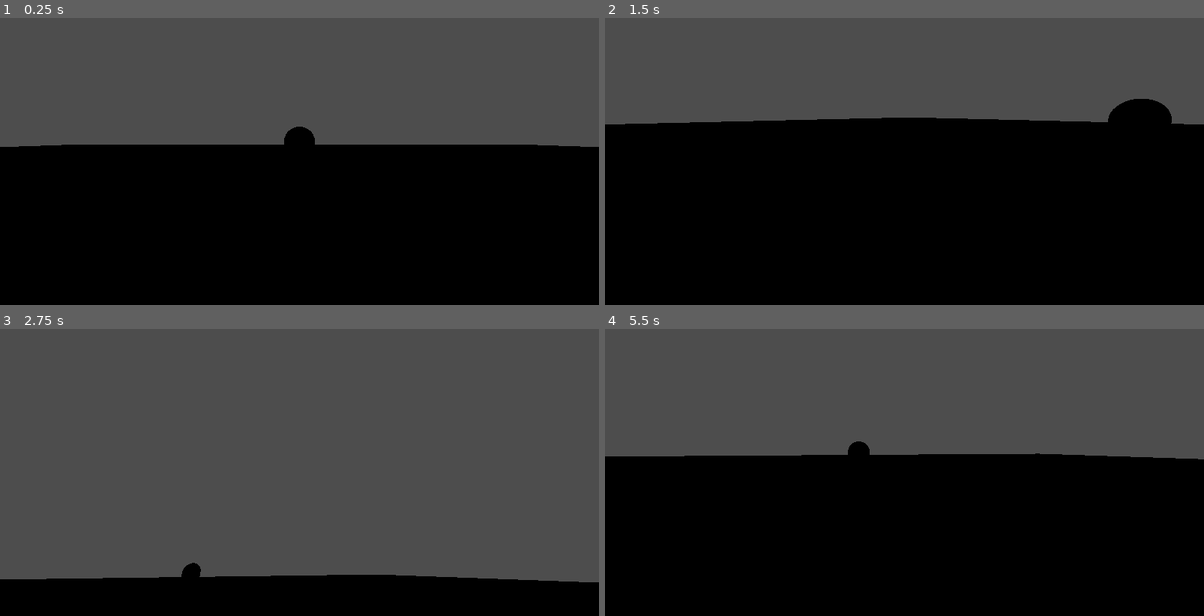
Above: before the commit, frames 1-4 (two rows, left to right).
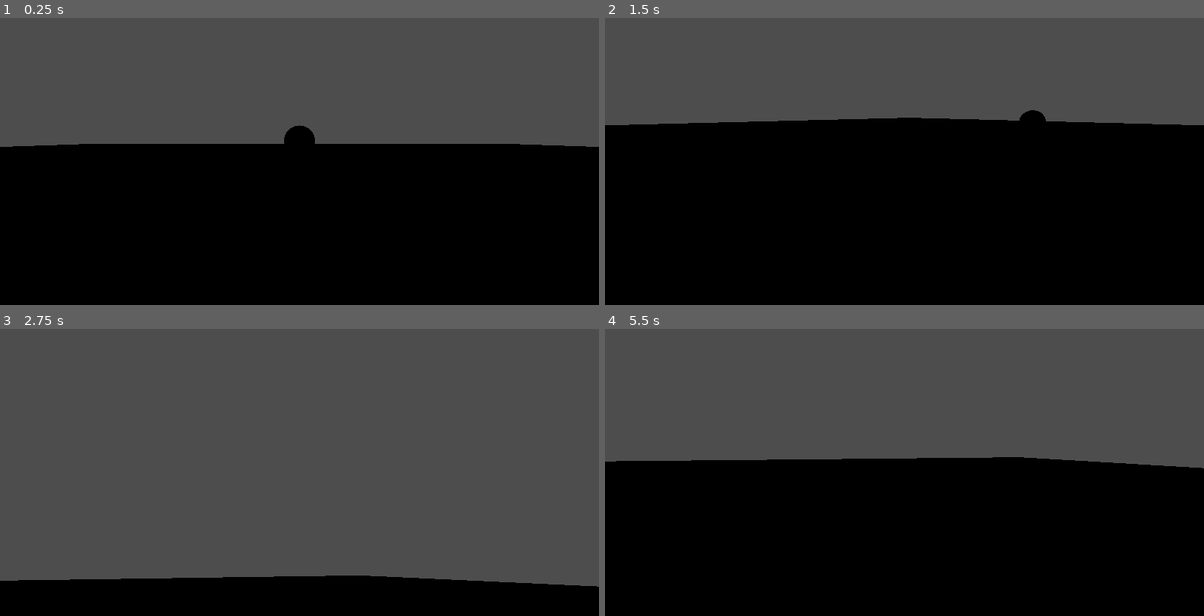
Above: after the commit, the same moments.

Repository: ruapotato/eyelander
Game: Godot game, scene res://world.tscn
The game is run twice, just before and just after one commit, with the same random seed, the same clock (stepped at 60 frames per second) and the same inputs. Sound files missing from this copy of the repository are replaced by a short silence.
Inputs (mouse positions are in pixels of both pictures, inside the frame that each line leads up to):
- Up to frame 1 (0.25 s): no input
- Up to frame 2 (1.5 s): tap Enter at 0.5 s; move the mouse to (1036, 121) at 0.52 s; hold D (right) 0.53-1.28 s; tap Space (jump) at 0.6, 0.77, 1.07, 1.35 s; move the mouse to (784, 152) at 1.27 s; hold S (backward) from 1.28 s (still down)
- Up to frame 3 (2.75 s): tap Space (jump) at 1.52, 1.82, 2.1 s; move the mouse to (359, 374) at 2.02 s; release S (backward) at 2.03 s; hold D (right) from 2.03 s (still down)
- Up to frame 4 (5.5 s): move the mouse to (874, 515) at 2.77 s; release D (right) at 2.78 s; hold W (forward) 2.78-3.53 s; tap Space (jump) at 2.85, 3.02, 3.32, 3.6, 3.77, 4.07, 4.35, 4.52, 4.82, 5.1 s; move the mouse to (1084, 498) at 3.52 s; hold A (left) 3.53-5.03 s; move the mouse to (724, 397) at 4.27 s; move the mouse to (934, 446) at 5.02 s; hold S (backward) from 5.03 s (still down)

The runs differ from the first frame. In frame 1, 0.2% of the frame differs, in the area x 2-98%, y 37-45%; in frame 2, 1.0%; in frame 3, 0.7%; in frame 4, 1.8%, in the area x 0-100%, y 39-49%.

Commit message:
Swich to CharacterBody3d

Diff:
--- a/Light_sounds.gd
+++ b/Light_sounds.gd
@@ -15,6 +15,6 @@
 		var volume_peak = AudioServer.get_bus_peak_volume_left_db(0,0)
 		if volume_peak > -150:
 			light.light_energy = abs(volume_peak)
-			print(volume_peak)
+			#print(volume_peak)
 	else:
 		light.light_energy = 0
--- a/boss_1.gd
+++ b/boss_1.gd
@@ -3,7 +3,7 @@
 @onready var sounds = $sounds
 @onready var dirt_sounds = $sounds/walking_dirt
 
-var walk_sound_every = 1
+var walk_sound_every = randi() % 3
 var walk_sounds_timer = 0
 
 var walking_on = "dirt"
--- a/player.gd
+++ b/player.gd
@@ -1,13 +1,16 @@
-extends RigidBody3D
+extends CharacterBody3D
 
 @onready var spring_arm = $piv/SpringArm3D
 @onready var piv = $piv
+@onready var mesh = $mesh
 var mouse_sensitivity = .0035
 var speed = 5
+var gravity = ProjectSettings.get_setting("physics/3d/default_gravity")
+var JUMP_VELOCITY = 4.5
+var SPEED = 5.0
 # Called when the node enters the scene tree for the first time.
 func _ready():
-	set_lock_rotation_enabled(true)
-
+	pass
 
 func _unhandled_input(event):
 	if Input.is_action_just_pressed("quit"):
@@ -20,18 +23,40 @@
 
 
 func _physics_process(delta):
-	var wanted_dir = Vector3(0,0,0)
-	if Input.is_action_pressed("forward"):
-		wanted_dir.z = -speed
-	if Input.is_action_pressed("backward"):
-		wanted_dir.z = speed
+	# Add the gravity.
+	if not is_on_floor():
+		velocity.y -= gravity * delta
 
-	var local = to_local(global_position)
-	var local_target = local + wanted_dir
+	# Handle Jump.
+	if Input.is_action_just_pressed("jump") and is_on_floor():
+		velocity.y = JUMP_VELOCITY
 
-	var global_direction = -global_transform.basis.x * speed
-	var player_pushback = global_transform.basis.x * .04
-	apply_impulse(local_target * speed * delta)
+	# Get the input direction and handle the movement/deceleration.
+	# As good practice, you should replace UI actions with custom gameplay actions.
+	var input_dir = Input.get_vector("left", "right", "forward", "backward")
+	var direction = (piv.transform.basis * Vector3(input_dir.x, 0, input_dir.y)).normalized()
+	if direction:
+		velocity.x = direction.x * SPEED
+		velocity.z = direction.z * SPEED
+	else:
+		velocity.x = move_toward(velocity.x, 0, SPEED)
+		velocity.z = move_toward(velocity.z, 0, SPEED)
+
+	move_and_slide()
+	#-global_transform.basis.z * wanted_dir
+	#linear_velocity += -piv.global_transform.basis.x * wanted_dir
+	#apply_impulse(wanted_dir, wanted_dir * 10)
+	#apply_impulse(global_direction * speed * delta )
+	#linear_velocity = global_direction
+	#linear_velocity += wanted_dir
+	#var local = to_local(global_position)
+	#var local_target = local + wanted_dir
+
+	#var global_direction = -global_transform.basis.x * speed
+	#var player_pushback = global_transform.basis.x * .04
+	#apply_impulse(local_target * speed * delta)
+	#rotation.y = lerp_angle(rotation.y, atan2(-linear_velocity.x, -linear_velocity.z), .1)
+
 
 # Called every frame. 'delta' is the elapsed time since the previous frame.
 func _process(delta):
--- a/player.tscn
+++ b/player.tscn
@@ -6,10 +6,10 @@
 
 [sub_resource type="CapsuleShape3D" id="CapsuleShape3D_bxwvh"]
 
-[node name="player" type="RigidBody3D"]
+[node name="player" type="CharacterBody3D"]
 script = ExtResource("1_oeri7")
 
-[node name="MeshInstance3D" type="MeshInstance3D" parent="."]
+[node name="mesh" type="MeshInstance3D" parent="."]
 mesh = SubResource("CapsuleMesh_m0rko")
 
 [node name="CollisionShape3D" type="CollisionShape3D" parent="."]
--- /dev/null
+++ b/world.gd
@@ -0,0 +1,11 @@
+extends Node3D
+
+
+# Called when the node enters the scene tree for the first time.
+func _ready():
+	Input.mouse_mode = Input.MOUSE_MODE_CAPTURED
+
+
+# Called every frame. 'delta' is the elapsed time since the previous frame.
+func _process(delta):
+	pass
--- a/world.tscn
+++ b/world.tscn
@@ -1,5 +1,6 @@
-[gd_scene load_steps=5 format=3 uid="uid://djl75nao1pxlp"]
+[gd_scene load_steps=6 format=3 uid="uid://djl75nao1pxlp"]
 
+[ext_resource type="Script" path="res://world.gd" id="1_1w3vy"]
 [ext_resource type="PackedScene" uid="uid://hj5galx0bqtw" path="res://player.tscn" id="1_ljbio"]
 [ext_resource type="PackedScene" uid="uid://r3nb3djoacxm" path="res://boss_1.tscn" id="2_iid7c"]
 
@@ -10,6 +11,7 @@
 size = Vector3(100, 0.5, 100)
 
 [node name="World" type="Node3D"]
+script = ExtResource("1_1w3vy")
 
 [node name="player" parent="." instance=ExtResource("1_ljbio")]
 transform = Transform3D(1, 0, 0, 0, 1, 0, 0, 0, 1, 0, 1.28402, 0)
